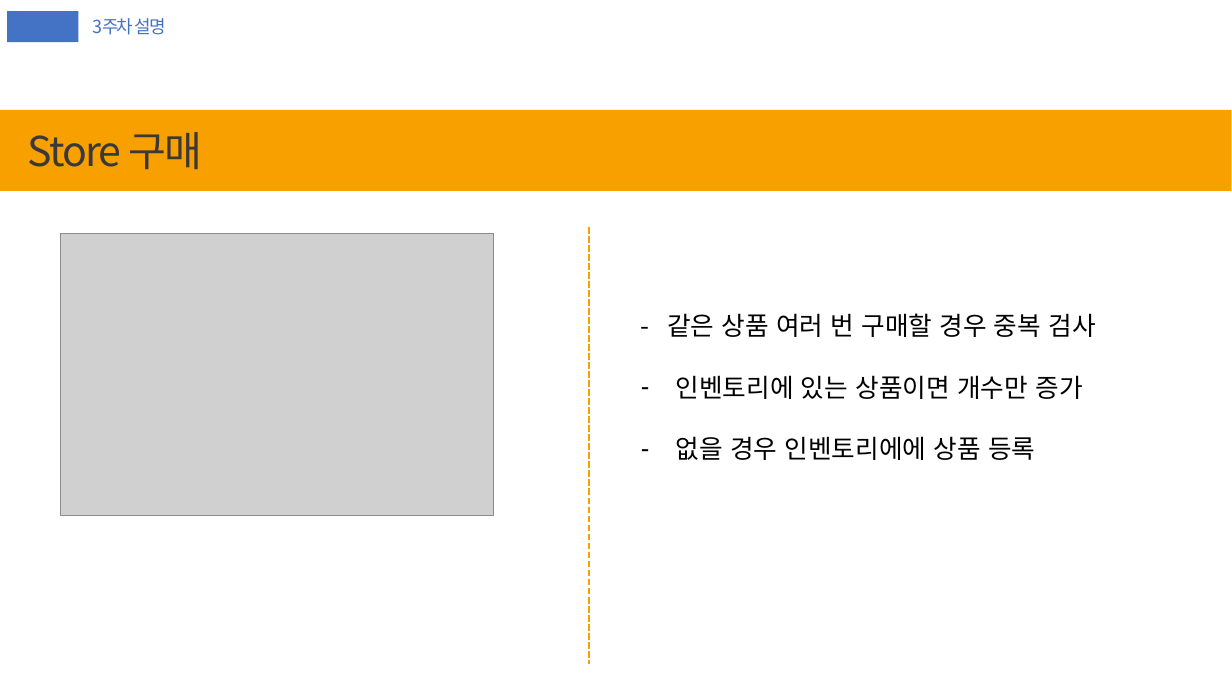
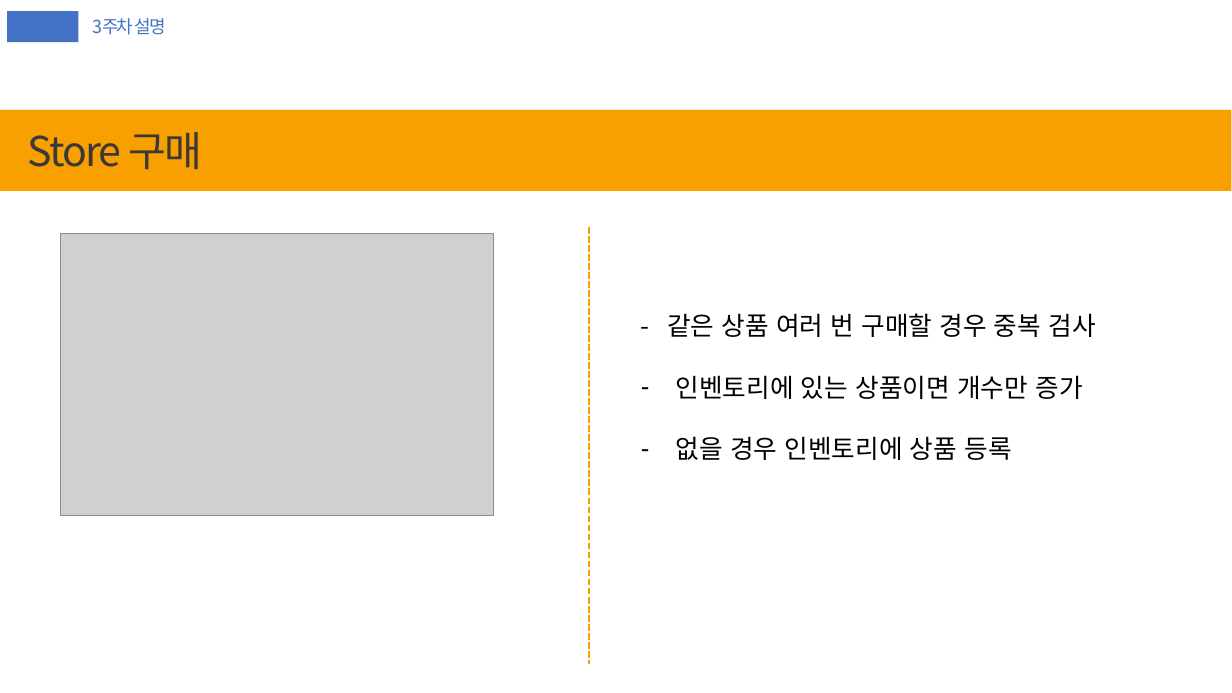
Before and after one commit to Sunmon/PlusPlusValley, a slide deck: slide 6 of docs/전기프2_쁠쁠밸리_3주차.pptx. Drawn at 1232x693 pixels with LibreOffice and Linux fonts; fonts in the diff are those of the drawing; grey boxes stand for pictures. Boxes give left, top, right and bottom in pixels: in the first picture for what was removed or moved away, otherwise in the second. Text is boxed around its words. In the diff, an @@ line names an element or a change of style, - is before the commit and + after.

```diff
--- a/docs/전기프2_쁠쁠밸리_3주차.pptx
+++ b/docs/전기프2_쁠쁠밸리_3주차.pptx
@@ text at [676, 436, 1011, 460]: text changed @@
-– 없을 경우 인벤토리에에 상품 등록
+– 없을 경우 인벤토리에 상품 등록
```
Also in this commit, not shown: 2 other slides changed, 3 slides added.
